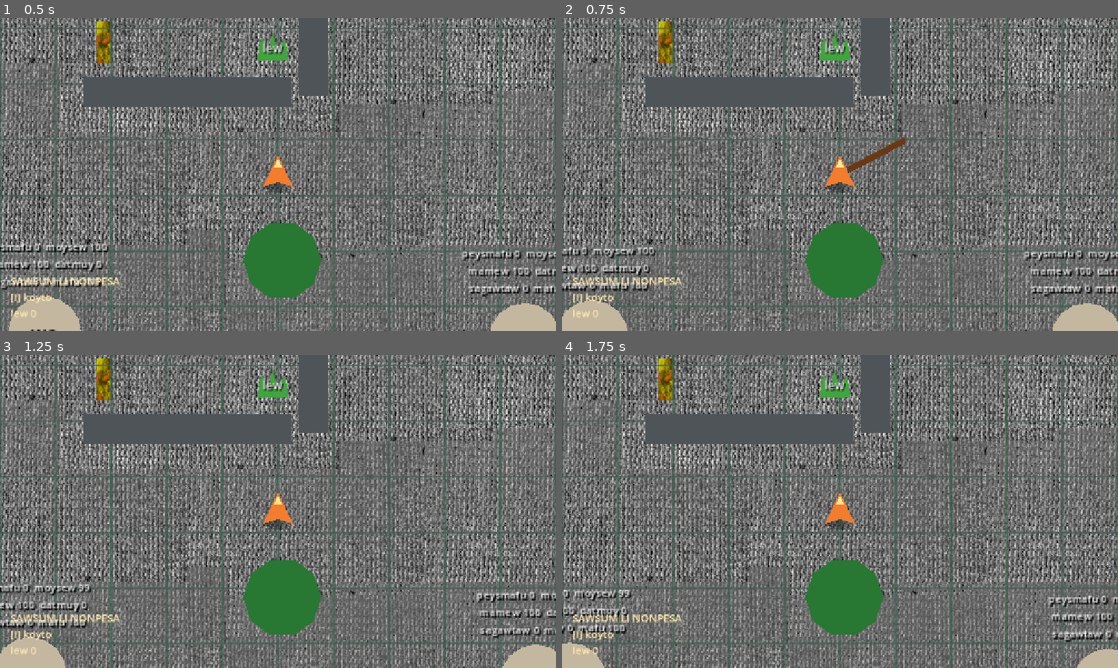
Above: before the commit, frames 1-4 (two rows, left to right).
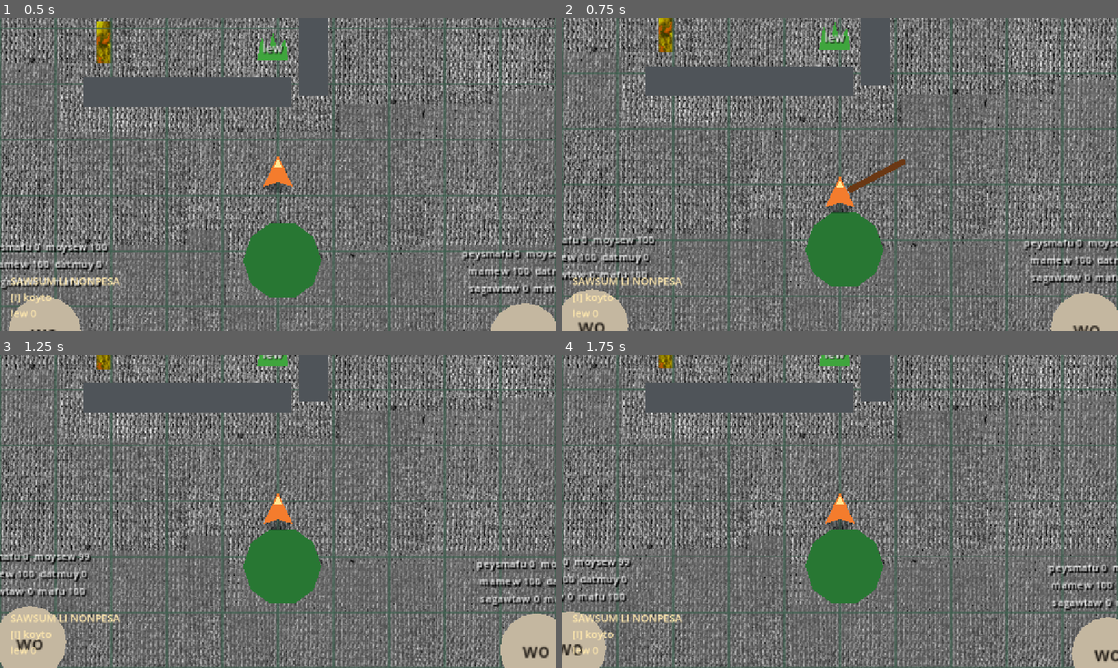
Above: after the commit, the same moments.

Repository: armikhalev/secret-sauce-godot
Game: Godot game, scene res://scenes/game.tscn
The game is run twice, just before and just after one commit, with the same random seed, the same clock (stepped at 60 frames per second) and the same inputs.
Inputs (mouse positions are in pixels of both pictures, inside the frame that each line leads up to):
- Up to frame 1 (0.5 s): no input
- Up to frame 2 (0.75 s): tap Enter (menu_accept) at 0.5 s; move the mouse to (962, 158) at 0.52 s; hold Right (menu_right) from 0.53 s (still down); hold F (attack) from 0.53 s (still down); click (962, 158) at 0.67 s
- Up to frame 3 (1.25 s): keep holding Right (menu_right); keep holding F (attack)
- Up to frame 4 (1.75 s): move the mouse to (728, 527) at 1.27 s; release Right (menu_right) at 1.28 s; release F (attack) at 1.28 s; hold Down (menu_down) from 1.28 s (still down); tap F (attack) at 1.35 s

Frame 1 is identical in both runs. In frame 2, 47% of the frame differs, in the area x 0-100%, y 0-100%; in frame 3, 51%; in frame 4, 51%.

Commit message:
add bouncing off walls
Implemented wall rebound behavior.
When the stick hits a wall or solid terrain tile:
The player launches backward at 720 px/s.
Normal movement input is ignored while flying.
Additional attacks cannot redirect the flight.
The player continues until colliding with another solid object.
Movement returns immediately after that collision.

Diff:
--- a/scripts/player.gd
+++ b/scripts/player.gd
@@ -19,6 +19,7 @@
 @export var attack_range: float = 96.0
 @export var attack_damage: int = 20
 @export var attack_swing_duration: float = 0.24
+@export var wall_rebound_speed: float = 720.0
 
 var lew_inventory: Array[LewData] = []
 var wo_inventory := 0
@@ -29,6 +30,8 @@
 var is_attacking := false
 var is_poisoned := false
 var poison_stacks := 0
+var is_rebounding := false
+var rebound_direction := Vector2.ZERO
 var bravery_by_npc_class: Dictionary = {
 	"predator": 0,
 	"herbivor": 0,
@@ -48,6 +51,14 @@
 	if is_dead:
 		velocity = Vector2.ZERO
 		return
+	if is_rebounding:
+		velocity = rebound_direction * wall_rebound_speed
+		var rebound_collision := move_and_collide(velocity * delta)
+		if rebound_collision != null:
+			is_rebounding = false
+			rebound_direction = Vector2.ZERO
+			velocity = Vector2.ZERO
+		return
 
 	var direction := Input.get_vector("move_left", "move_right", "move_up", "move_down")
 	velocity = direction * move_speed
@@ -76,7 +87,7 @@
 
 
 func _unhandled_input(event: InputEvent) -> void:
-	if is_dead:
+	if is_dead or is_rebounding:
 		return
 	if event.is_action_pressed("attack"):
 		_attack_with_stick()
@@ -121,6 +132,7 @@
 		hit_targets.append(target)
 	for hit_target in hit_targets:
 		hit_target.receive_stick_hit(self, attack_damage)
+	_try_start_wall_rebound()
 	await tween.finished
 	attack_pivot.hide()
 	is_attacking = false
@@ -155,6 +167,33 @@
 	return targets
 
 
+func _try_start_wall_rebound() -> void:
+	var forward := Vector2.UP.rotated(rotation)
+	var query := PhysicsRayQueryParameters2D.create(
+		global_position,
+		global_position + forward * attack_range
+	)
+	query.exclude = [get_rid()]
+	query.collision_mask = collision_mask
+	query.collide_with_areas = false
+	query.collide_with_bodies = true
+	var hit := get_world_2d().direct_space_state.intersect_ray(query)
+	if hit.is_empty() or not _is_wall_collider(hit.get("collider")):
+		return
+	is_rebounding = true
+	rebound_direction = -forward
+
+
+func _is_wall_collider(collider: Object) -> bool:
+	if collider is TileMapLayer:
+		return true
+	return (
+		collider is CollisionObject2D
+		and collider.has_meta("obstacle_type")
+		and collider.get_meta("obstacle_type") == "wall"
+	)
+
+
 func _change_camera_zoom(amount: float) -> void:
 	var camera := $Camera2D as Camera2D
 	var zoom_value := camera.zoom.x + amount
--- /dev/null
+++ b/tests/wall_rebound_test.gd
@@ -0,0 +1,30 @@
+extends Node
+
+
+func _ready() -> void:
+	var player := (load("res://scenes/player.tscn") as PackedScene).instantiate()
+	var struck_wall := (load("res://scenes/wall.tscn") as PackedScene).instantiate()
+	var stopping_wall := (load("res://scenes/wall.tscn") as PackedScene).instantiate()
+	add_child(player)
+	add_child(struck_wall)
+	add_child(stopping_wall)
+	player.position = Vector2.ZERO
+	player.rotation = 0.0
+	struck_wall.position = Vector2(0, -70)
+	stopping_wall.position = Vector2(0, 180)
+	await get_tree().physics_frame
+
+	player._attack_with_stick()
+	await get_tree().create_timer(0.16).timeout
+	assert(player.is_rebounding, "hitting a wall with the stick must begin the rebound")
+	var starting_position: Vector2 = player.position
+	Input.action_press("move_up")
+	for frame in 90:
+		await get_tree().physics_frame
+		if not player.is_rebounding:
+			break
+	Input.action_release("move_up")
+	assert(player.position.y > starting_position.y, "the wall must throw the player away from the impact")
+	assert(not player.is_rebounding, "the rebound must stop at the next solid object")
+	assert(player.velocity == Vector2.ZERO, "the player must stop after the rebound collision")
+	get_tree().quit(0)
--- /dev/null
+++ b/tests/wall_rebound_test.tscn
@@ -0,0 +1,6 @@
+[gd_scene load_steps=2 format=3]
+
+[ext_resource type="Script" path="res://tests/wall_rebound_test.gd" id="1_test"]
+
+[node name="WallReboundTest" type="Node"]
+script = ExtResource("1_test")
Not shown, added: tests/wall_rebound_test.gd.uid
